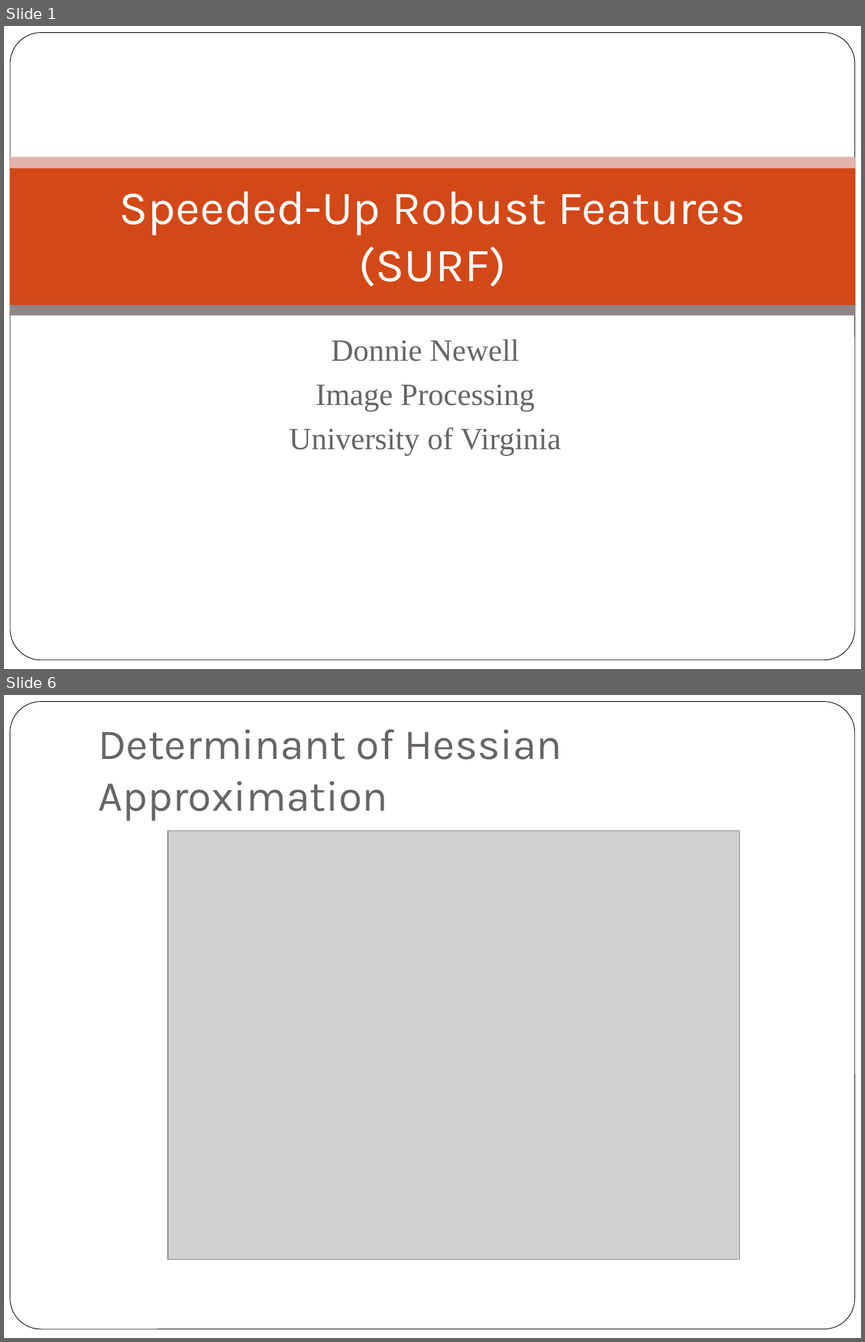
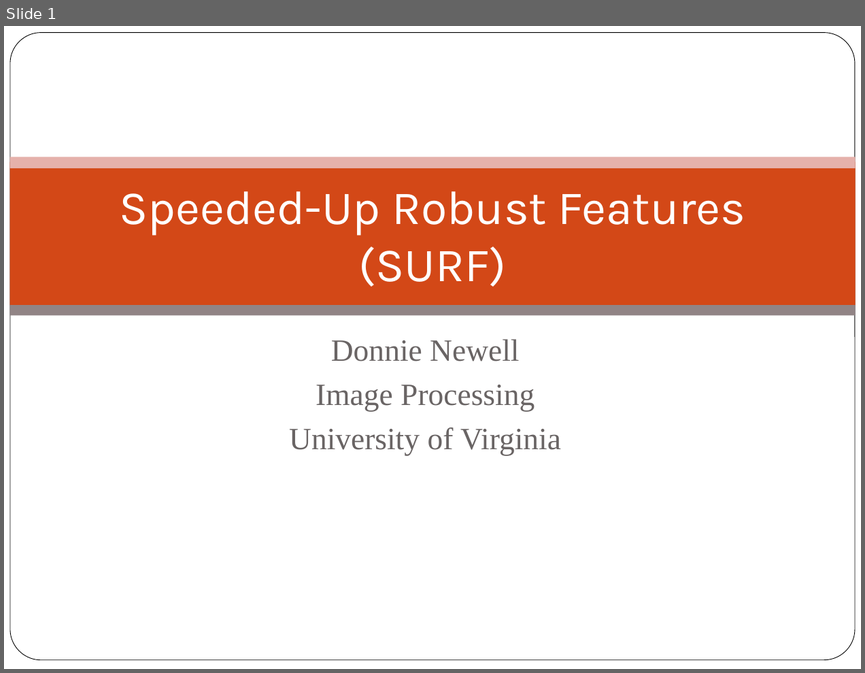
Before and after one commit to DonnieNewell/hulkdeer, a slide deck: courses/image_processing/project/presentation/term_project.pptx. Shown one above the other, each under a label of ours: slides 1 and 6 before the commit, slide 1 after it; the slides between them are not shown. The pictures are 865x1342 and 865x673 pixels, drawn with LibreOffice and Linux fonts; fonts in the diff are those of the drawing; grey boxes stand for pictures; background and template pictures are left out. Boxes give left, top, right and bottom in pixels: in the first picture for what was removed or moved away, otherwise in the second. Text is boxed around its words. In the diff, an @@ line names an element or a change of style, - is before the commit and + after.

```diff
--- a/courses/image_processing/project/presentation/term_project.pptx
+++ b/courses/image_processing/project/presentation/term_project.pptx
@@ slide 6 removed at (4, 695, 861, 1338), background #FFFFFF; not listed: 1 template element that a slide beside it also shows @@
@@ title removed at (98, 729, 562, 821) @@
-Determinant of Hessian Approximation
@@ picture removed at (168, 830, 739, 1259) @@
```
Also in this commit, not shown: 4 slides changed, 1 other slide removed, 33 other files.
